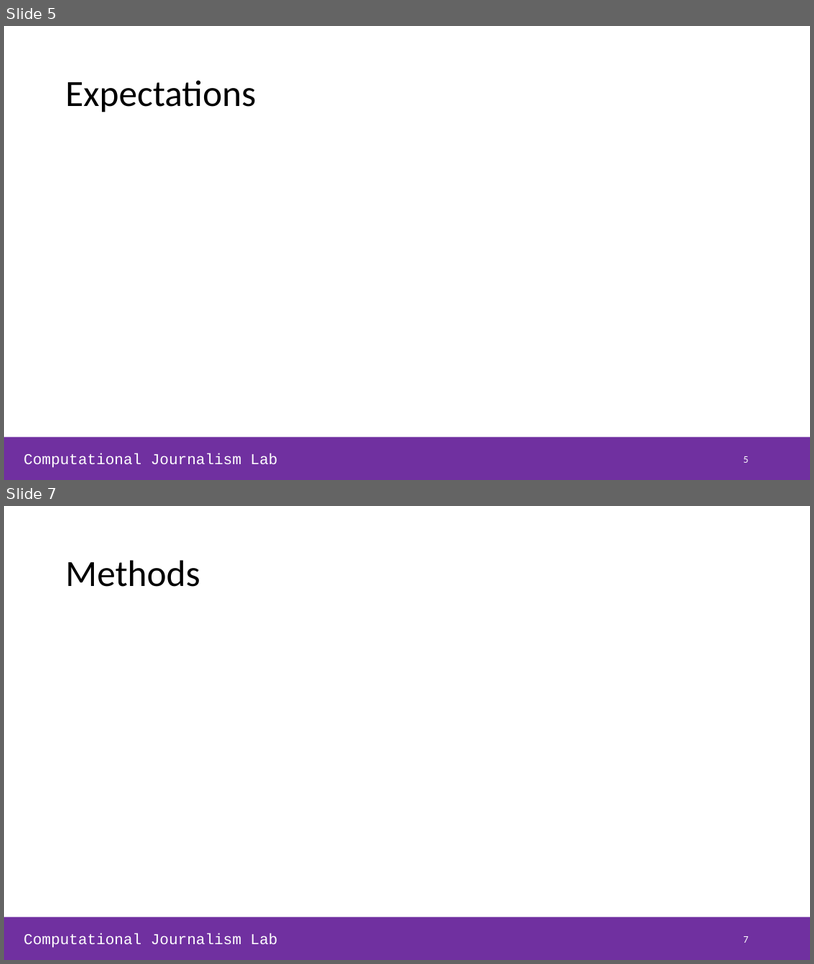
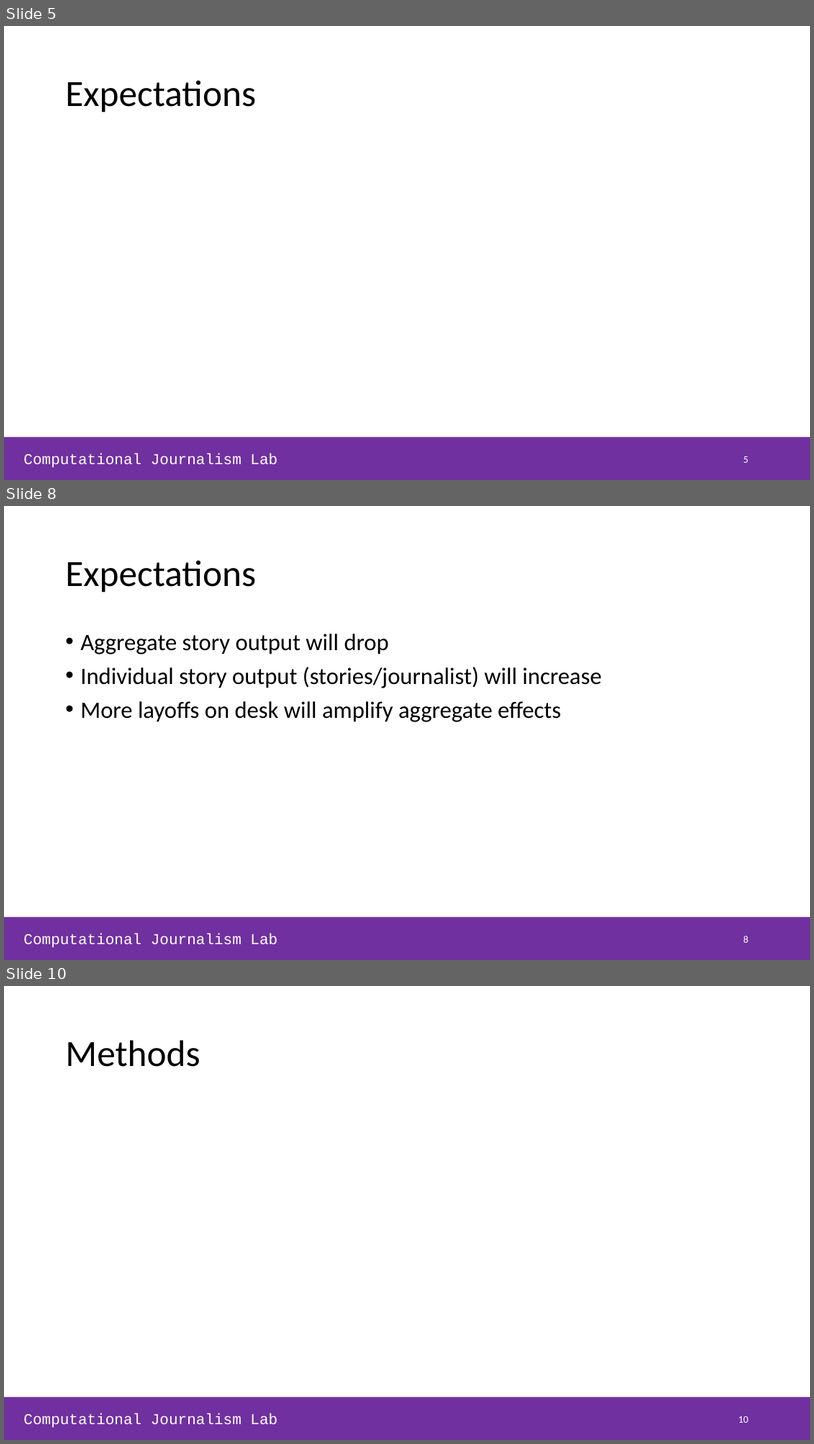
Before and after one commit to NHagar/layoffs_analysis, a slide deck: slides_lab-meeting.pptx. Shown one above the other, each under a label of ours: slides 5 and 7 before the commit, slides 5, 8 and 10 after it; the slides between them are not shown. The pictures are 814x964 and 814x1444 pixels, drawn with LibreOffice and Linux fonts; fonts in the diff are those of the drawing. Boxes give left, top, right and bottom in pixels: in the first picture for what was removed or moved away, otherwise in the second. Text is boxed around its words. In the diff, an @@ line names an element or a change of style, - is before the commit and + after.

```diff
--- a/slides_lab-meeting.pptx
+++ b/slides_lab-meeting.pptx
@@ slide 8 added at [4,506,810,960], background #FFFFFF; not listed: 2 template elements that a slide beside it also shows @@
@@ title added at [65,560,256,592], 44 pt, text #000000 @@
+Expectations
@@ text added at [80,633,602,722], 28 pt, text #000000 @@
+• Aggregate story output will drop
+• Individual story output (stories/journalist) will increase
+• More layoffs on desk will amplify aggregate effects
@@ page number added at [743,935,748,942], 12 pt, text #FFFFFF @@
+8
@@ what was slide 7 is now slide 10 @@
@@ page number at [738,1416,748,1422]: text changed @@
-7
+10
```
Also in this commit, not shown: 2 slides changed, 9 other slides added, 1 slide removed, 5 other files.
